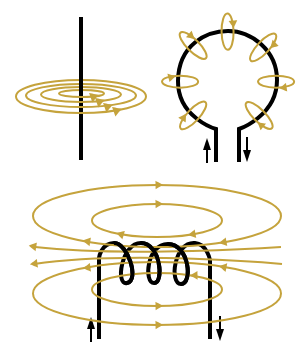
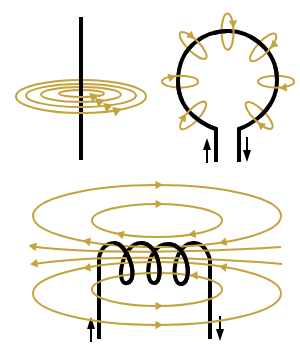
Before/after of a 300 x 355 layered artwork. What changed in the layer stack:
pixels changed over [15, 29, 279, 337] (layer not identified)
